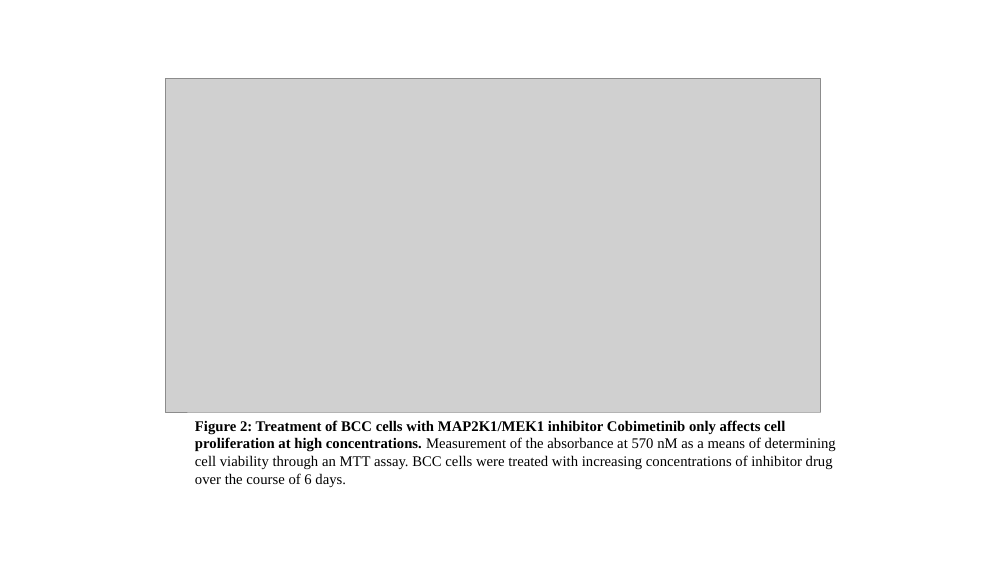
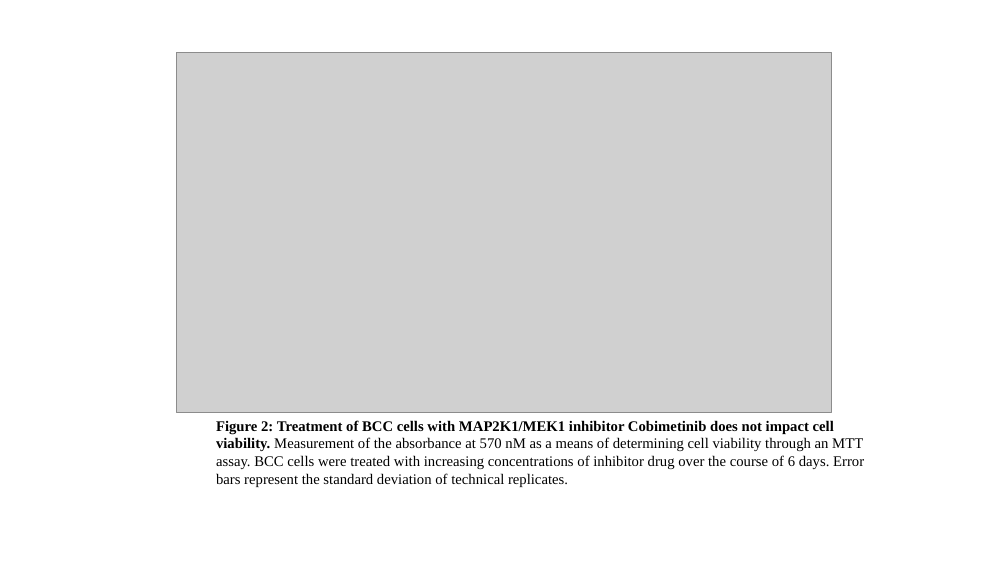
Before and after one commit to phalas25/ph-future-phd, a slide deck: slide 15 of Figures .pptx. Drawn at 1008x567 pixels with LibreOffice and Linux fonts; fonts in the diff are those of the drawing; grey boxes stand for pictures. Boxes give left, top, right and bottom in pixels: in the first picture for what was removed or moved away, otherwise in the second. Text is boxed around its words. In the diff, an @@ line names an element or a change of style, - is before the commit and + after.

```diff
--- a/Figures .pptx
+++ b/Figures .pptx
@@ picture: place and size @@
-picture at <box>166,79,821,413</box>
+picture at <box>176,53,831,413</box>
@@ rectangle "Figure 2: Treatment of BCC ...": place and size @@
-rectangle "Figure 2: Treatment of BCC ..." at <box>188,413,865,488</box>
+rectangle "Figure 2: Treatment of BCC ..." at <box>209,413,886,488</box>
@@ text in rectangle at <box>216,420,864,487</box>: text changed @@
-Figure 2: Treatment of BCC cells with MAP2K1/MEK1 inhibitor Cobimetinib only affects cell proliferation at high concentrations. Measurement of the absorbance at 570 nM as a means of determining cell viability through an MTT assay. BCC cells were treated with increasing concentrations of inhibitor drug over the course of 6 days.
+Figure 2: Treatment of BCC cells with MAP2K1/MEK1 inhibitor Cobimetinib does not impact cell viability. Measurement of the absorbance at 570 nM as a means of determining cell viability through an MTT assay. BCC cells were treated with increasing concentrations of inhibitor drug over the course of 6 days. Error bars represent the standard deviation of technical replicates.
```
Also in this commit, not shown: 2 other slides changed, 10 other files.
